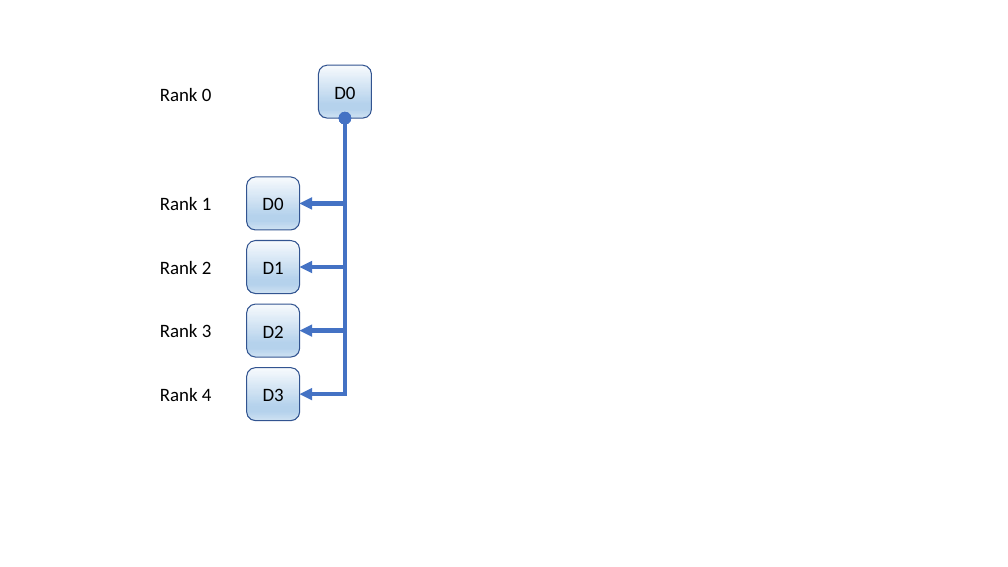
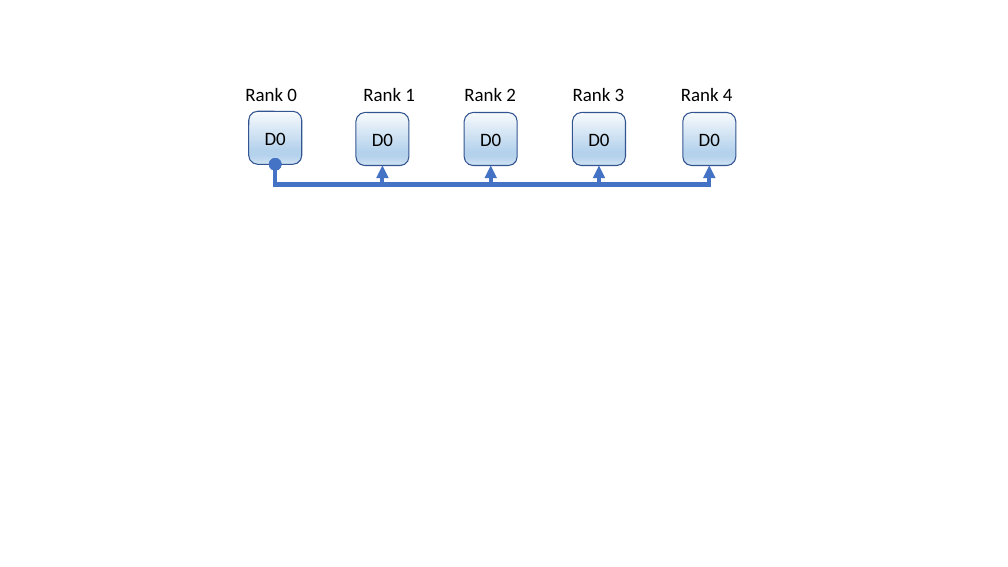
Before and after one commit to cloudmesh/cloudmesh-mpi, a slide deck: slide 1 of doc/images/images-mpi4py.pptx. Drawn at 1008x567 pixels with LibreOffice and Linux fonts; fonts in the diff are those of the drawing. Boxes give left, top, right and bottom in pixels: in the first picture for what was removed or moved away, otherwise in the second. Text is boxed around its words. In the diff, an @@ line names an element or a change of style, - is before the commit and + after.

Commit message:
update ppt

```diff
--- a/doc/images/images-mpi4py.pptx
+++ b/doc/images/images-mpi4py.pptx
@@ text "Rank 0" moved from (x1=160, y1=88, x2=212, y2=101) to (x1=245, y1=88, x2=297, y2=101) @@
@@ text "Rank 1" moved from (x1=160, y1=197, x2=212, y2=210) to (x1=363, y1=88, x2=415, y2=101) @@
@@ text "Rank 2" moved from (x1=160, y1=261, x2=212, y2=274) to (x1=464, y1=88, x2=516, y2=101) @@
@@ text "Rank 3" moved from (x1=160, y1=324, x2=212, y2=337) to (x1=573, y1=88, x2=625, y2=101) @@
@@ text "Rank 4" moved from (x1=160, y1=388, x2=212, y2=401) to (x1=681, y1=88, x2=733, y2=101) @@
@@ rounded rectangle "D0" moved from (x1=318, y1=65, x2=371, y2=118) to (x1=249, y1=111, x2=302, y2=164) @@
@@ elbow double arrow removed from (345, 118) to (299, 267) @@
@@ elbow double arrow removed from (345, 118) to (299, 330) @@
@@ elbow double arrow removed from (345, 118) to (299, 394) @@
@@ rounded rectangle "D0" moved from (x1=247, y1=177, x2=299, y2=230) to (x1=356, y1=113, x2=409, y2=166) @@
@@ rounded rectangle added at (x1=464, y1=113, x2=517, y2=166), fill gradient #F7FAFD to #B5D2EC to #CEE1F2, outline #325491 1 pt, 18 pt, text #000000 @@
+D0
@@ rounded rectangle added at (x1=572, y1=113, x2=625, y2=166), fill gradient #F7FAFD to #B5D2EC to #CEE1F2, outline #325491 1 pt, 18 pt, text #000000 @@
+D0
@@ rounded rectangle added at (x1=683, y1=113, x2=736, y2=166), fill gradient #F7FAFD to #B5D2EC to #CEE1F2, outline #325491 1 pt, 18 pt, text #000000 @@
+D0
@@ elbow double arrow moved from (345, 118) - (299, 203) to (275, 164) - (383, 166) @@
@@ elbow double arrow added from (275, 164) to (491, 166), #4472C4 4 pt @@
@@ elbow double arrow added from (275, 164) to (599, 166), #4472C4 4 pt @@
@@ elbow double arrow added from (275, 164) to (709, 166), #4472C4 4 pt @@
@@ rounded rectangle removed at (x1=247, y1=240, x2=299, y2=293) @@
-D1
@@ rounded rectangle removed at (x1=247, y1=304, x2=299, y2=357) @@
-D2
@@ rounded rectangle removed at (x1=247, y1=368, x2=299, y2=420) @@
-D3
```
Also in this commit, not shown: 2 other slides changed, 4 slides added.
